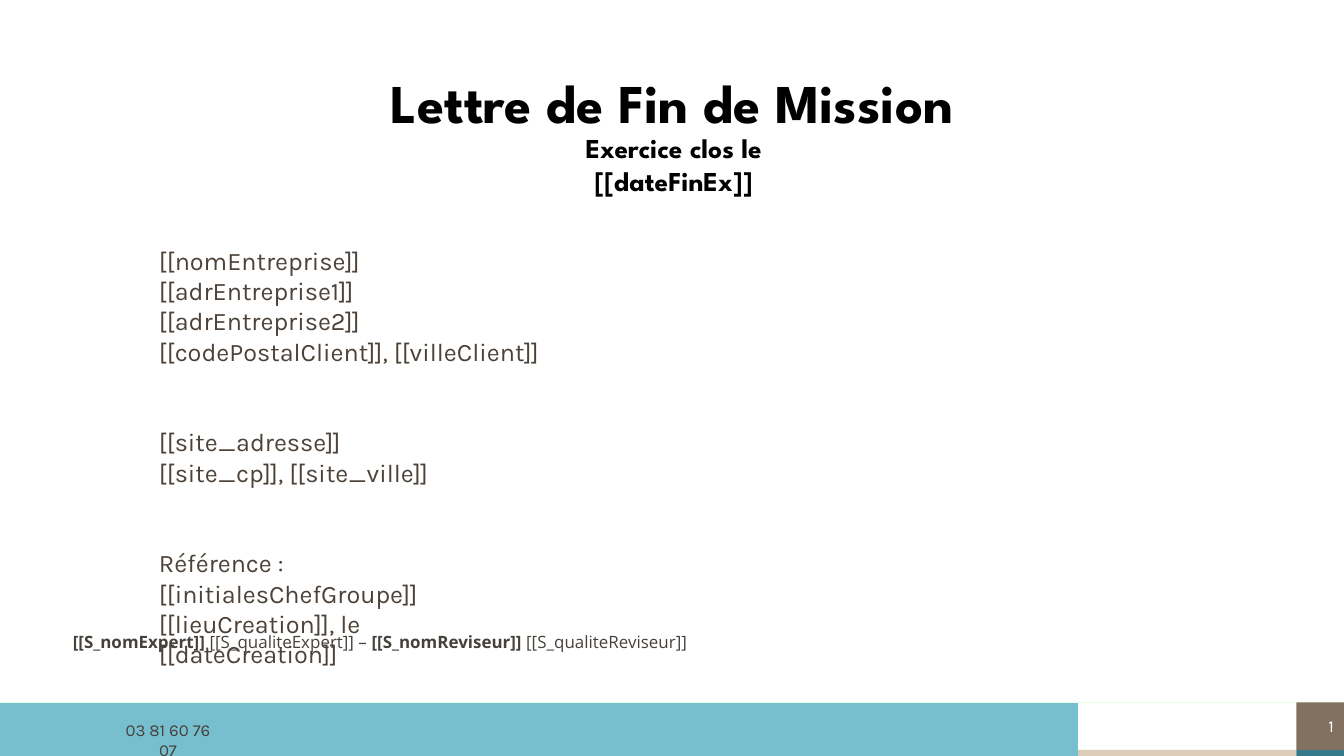
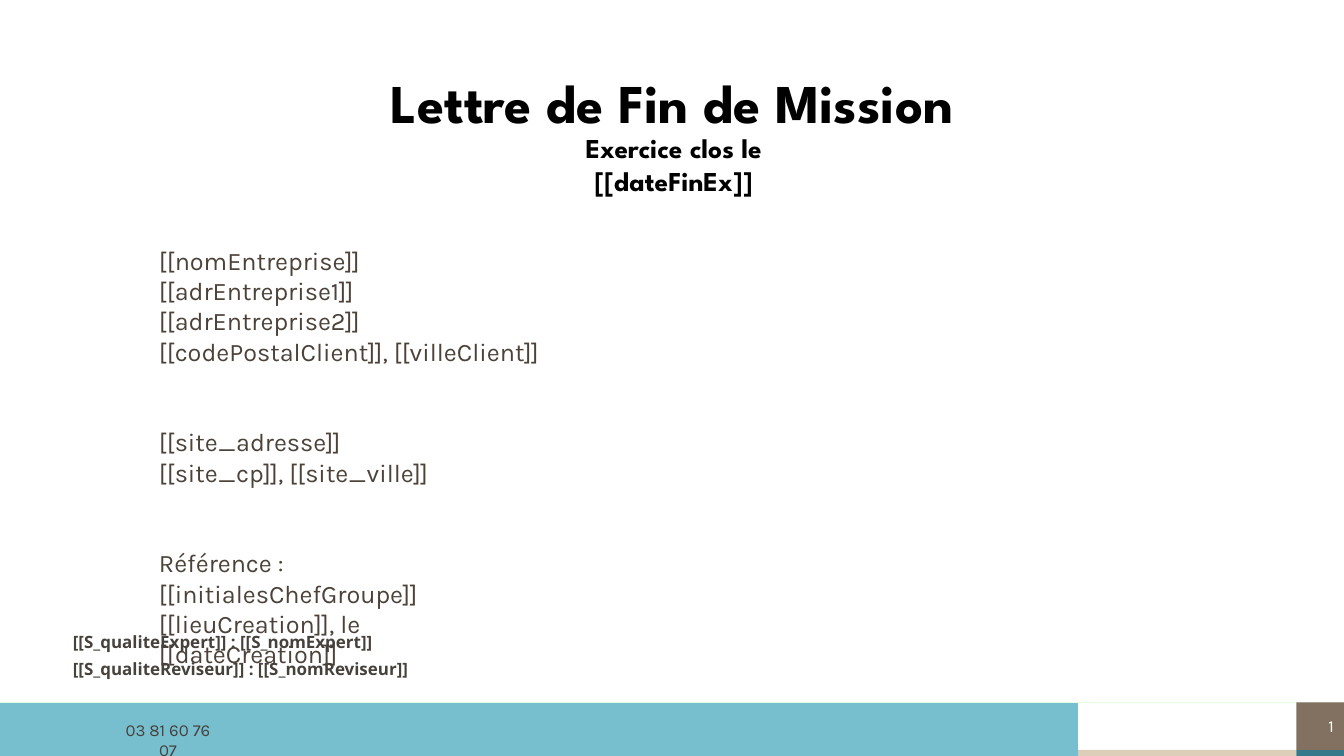
Before and after one commit to ldebouche/Projet1_lettre_fin_de_mission, a slide deck: slide 1 of backend/src/templates/modele_complet.pptm. Drawn at 1344x756 pixels with LibreOffice and Linux fonts; fonts in the diff are those of the drawing; background and template pictures are left out. Boxes give left, top, right and bottom in pixels: in the first picture for what was removed or moved away, otherwise in the second. Text is boxed around its words. In the diff, an @@ line names an element or a change of style, - is before the commit and + after.

```diff
--- a/backend/src/templates/modele_complet.pptm
+++ b/backend/src/templates/modele_complet.pptm
@@ text at (x1=73, y1=632, x2=408, y2=679): text changed; bold on @@
-[[S_nomExpert]] [[S_qualiteExpert]] – [[S_nomReviseur]] [[S_qualiteReviseur]]
+[[S_qualiteExpert]] : [[S_nomExpert]]
+[[S_qualiteReviseur]] : [[S_nomReviseur]]
```
Also in this commit, not shown: 4 other slides changed, 2 slides added, 1 slide removed, 9 other files.
